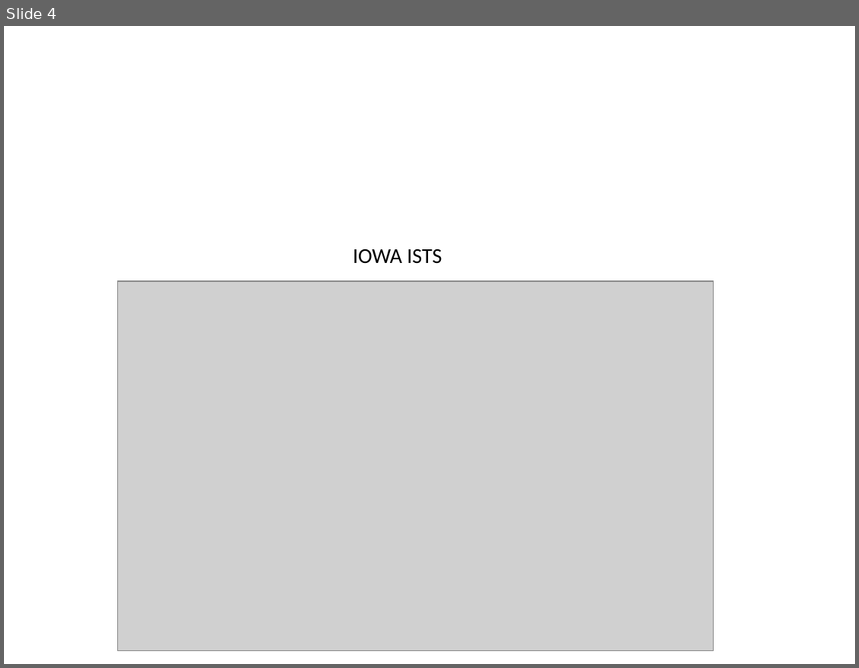
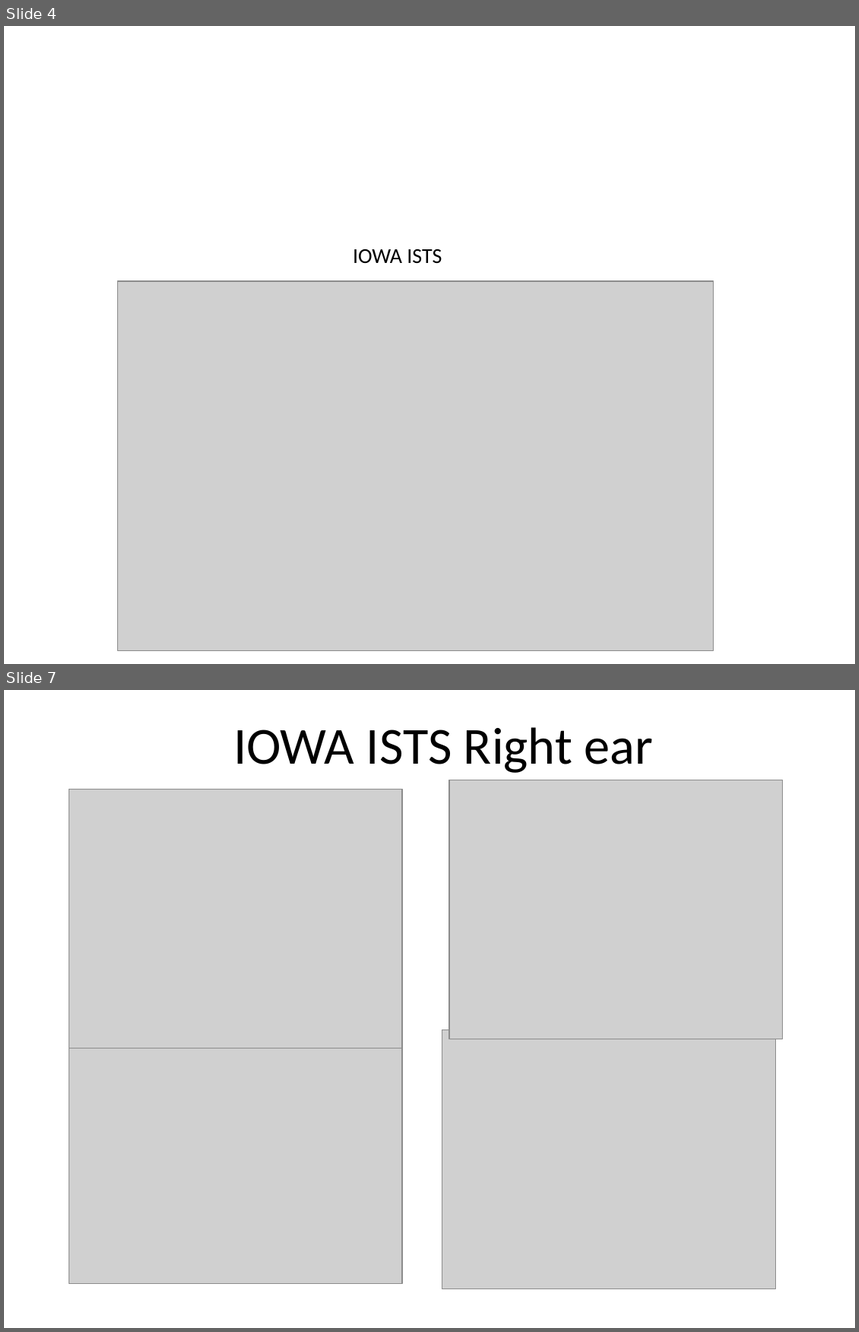
Before and after one commit to mkeomec/SNR-Analysis, a slide deck: STM_HASPI-1-10-2019.pptx. Shown one above the other, each under a label of ours: slide 4 before the commit, slides 4 and 7 after it; the slides between them are not shown. The pictures are 859x668 and 859x1332 pixels, drawn with LibreOffice and Linux fonts; fonts in the diff are those of the drawing; grey boxes stand for pictures. Boxes give left, top, right and bottom in pixels: in the first picture for what was removed or moved away, otherwise in the second. Text is boxed around its words. In the diff, an @@ line names an element or a change of style, - is before the commit and + after.

```diff
--- a/STM_HASPI-1-10-2019.pptx
+++ b/STM_HASPI-1-10-2019.pptx
@@ slide 7 added at bbox=[4, 690, 855, 1328], background #FFFFFF @@
@@ text added at bbox=[234, 727, 654, 773], 44 pt, text #000000 @@
+IOWA ISTS Right ear
@@ picture added at bbox=[449, 780, 783, 1040] @@
@@ picture added at bbox=[69, 789, 402, 1049] @@
@@ picture added at bbox=[69, 1024, 402, 1284] @@
@@ picture added at bbox=[443, 1030, 776, 1290] @@
```
Also in this commit, not shown: 2 slides changed, 1 other slide added, 8 other files.
